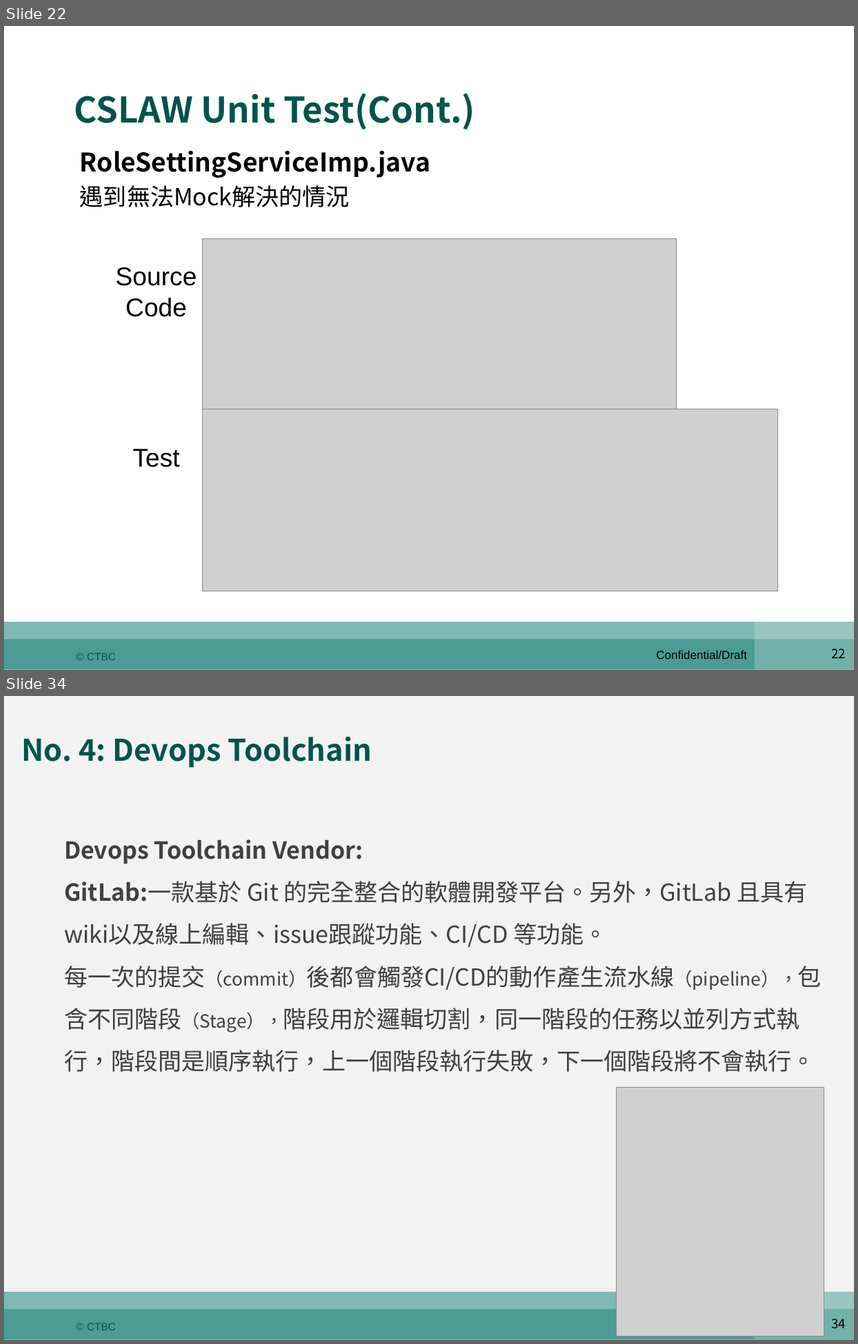
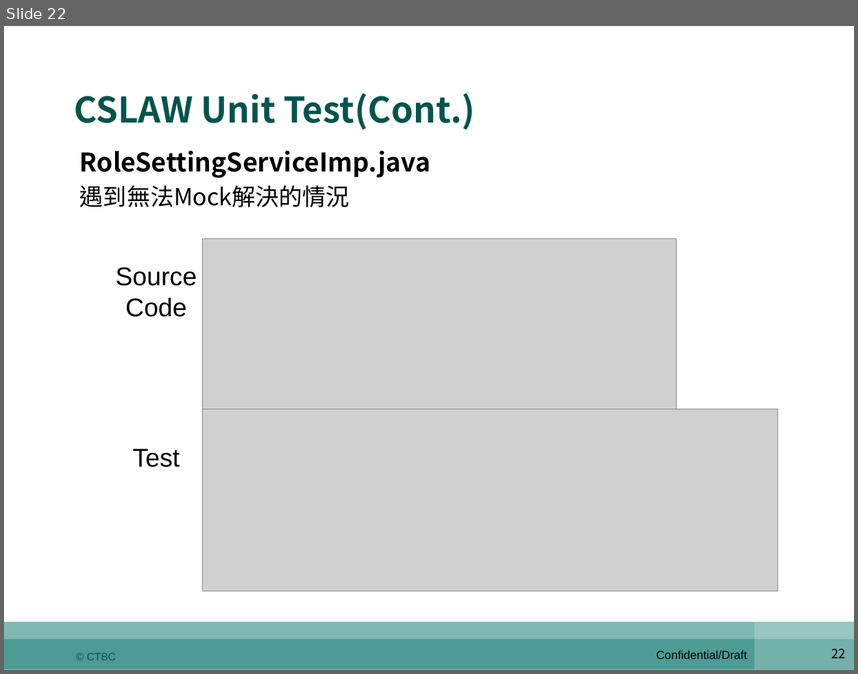
Before and after one commit to shaven105/duh, a slide deck: QQ2.pptx. Shown one above the other, each under a label of ours: slides 22 and 34 before the commit, slide 22 after it; the slides between them are not shown. The pictures are 858x1344 and 858x674 pixels, drawn with LibreOffice and Linux fonts; fonts in the diff are those of the drawing; grey boxes stand for pictures. Boxes give left, top, right and bottom in pixels: in the first picture for what was removed or moved away, otherwise in the second. Text is boxed around its words. In the diff, an @@ line names an element or a change of style, - is before the commit and + after.

```diff
--- a/QQ2.pptx
+++ b/QQ2.pptx
@@ slide 34 removed at [4, 696, 854, 1340], background #F2F2F2; not listed: 6 template elements that a slide beside it also shows @@
@@ title removed at [21, 737, 372, 768] @@
-No. 4: Devops Toolchain
@@ text removed at [64, 840, 822, 1072] @@
-Devops Toolchain Vendor:
-GitLab:一款基於 Git 的完全整合的軟體開發平台。另外，GitLab 且具有wiki以及線上編輯、issue跟蹤功能、CI/CD 等功能。
-每一次的提交（commit）後都會觸發CI/CD的動作產生流水線（pipeline），包含不同階段（Stage），階段用於邏輯切割，同一階段的任務以並列方式執行，階段間是順序執行，上一個階段執行失敗，下一個階段將不會執行。
@@ picture removed at [617, 1088, 825, 1338] @@
```
Also in this commit, not shown: 6 slides changed, 4 slides added, 14 other slides removed, 3 other files.
